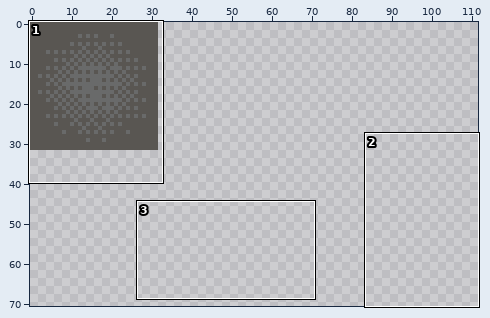
File history of a pixel-art file, assets/yarz-terrain.aseprite. Above: a wide view before the commit, with the close-up outlined.
Close-up. Earlier state:
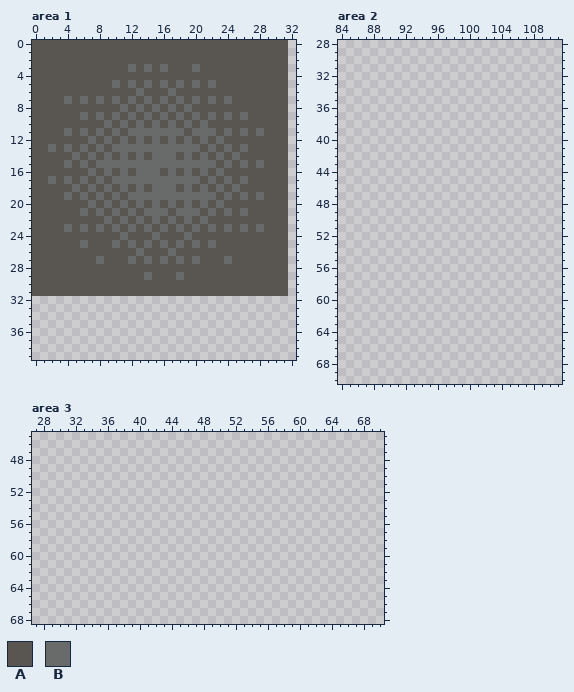
128x320 pixels, 1 frame. Shown: area 1: x 0..32, y 0..39; area 2: x 84..111, y 28..70; area 3: x 27..70, y 45..68. The wide view leaves out empty margins.
Palette (. is transparent): A #595652  B #696a6a
Pixels before, area 1, first column x 0:
 0 AAAAAAAAAAAAAAAAAAAAAAAAAAAAAAAA
 1 AAAAAAAAAAAAAAAAAAAAAAAAAAAAAAAA
 2 AAAAAAAAAAAAAAAAAAAAAAAAAAAAAAAA
 3 AAAAAAAAAAAABABABAAABAAAAAAAAAAA
 4 AAAAAAAAAAAAAAAAAAAAAAAAAAAAAAAA
 5 AAAAAAAAAABABABABABABABAAAAAAAAA
 6 AAAAAAAAAAAAABAAABAAAAAAAAAAAAAA
 7 AAAABABABABABABABABABABABAAAAAAA
 8 AAAAAAAAAAABABABABABAAAAAAAAAAAA
 9 AAAAAABABABABABABABABABABABAAAAA
10 AAAAAAAAABABABABABABABAAAAAAAAAA
11 AAAABABABABABBBBBBBABBBABABABAAA
12 AAAAAAABABABABABABABABABAAAAAAAA
13 AABABABABABBBBBBBBBBBABABABAAAAA
14 AAAAABABABABABABBBABABABABAAAAAA
15 AAAABABABBBBBBBBBBBBBBBABABABAAA
16 AAAAAAABABABABBBABABABABAAAAAAAA
17 AABABABABABBBBBBBBBBBABABABAAAAA
18 AAAAABABABABABABBBABABABABAAAAAA
19 AAAABABABABABBBBBBBBBBBABABABAAA
20 AAAAAAABABABABABABABABABAAAAAAAA
21 AAAAAABABABABABBBABBBABABABAAAAA
22 AAAAAAAAABABABABABABABAAAAAAAAAA
23 AAAABABABABABABABABABABABABABAAA
24 AAAAAAAAAAABAAABAAABAAAAAAAAAAAA
25 AAAAAABAAABABABABABABABAAAAAAAAA
26 AAAAAAAAAAAAABAAABAAAAAAAAAAAAAA
27 AAAAAAAABAAABABABABABAAABAAAAAAA
28 AAAAAAAAAAAAAAAAAAAAAAAAAAAAAAAA
29 AAAAAAAAAAAAAABAAABAAAAAAAAAAAAA
30 AAAAAAAAAAAAAAAAAAAAAAAAAAAAAAAA
31 AAAAAAAAAAAAAAAAAAAAAAAAAAAAAAAA
After:
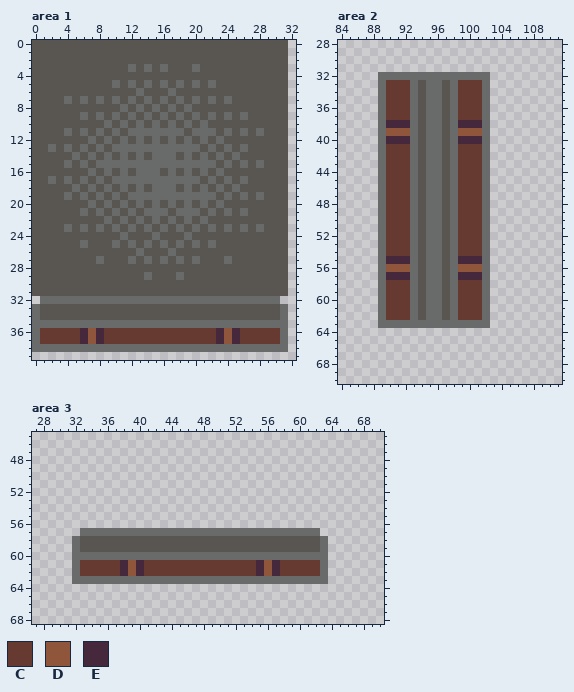
Colours new in this view: C #663931  D #8f563b  E #45283c
The commit says: add walls, move map rendering to a function
From old to new:
layer "Layer 2" added
layer "Layer 3" added
Changed rows in their new state; - is an unchanged pixel.
Area 1, layer "Layer 3":
first column x 0:
32 -BBBBBBBBBBBBBBBBBBBBBBBBBBBBBB-
33 BAAAAAAAAAAAAAAAAAAAAAAAAAAAAAAB
34 BAAAAAAAAAAAAAAAAAAAAAAAAAAAAAAB
35 BBBBBBBBBBBBBBBBBBBBBBBBBBBBBBBB
36 BCCCCCEDECCCCCCCCCCCCCCEDECCCCCB
37 BCCCCCEDECCCCCCCCCCCCCCEDECCCCCB
38 BBBBBBBBBBBBBBBBBBBBBBBBBBBBBBBB
Area 2, layer "Layer 3":
first column x 89:
32 BBBBBBBBBBBBBB
33 BCCCBABBABCCCB
34 BCCCBABBABCCCB
35 BCCCBABBABCCCB
36 BCCCBABBABCCCB
37 BCCCBABBABCCCB
38 BEEEBABBABEEEB
39 BDDDBABBABDDDB
40 BEEEBABBABEEEB
41 BCCCBABBABCCCB
42 BCCCBABBABCCCB
43 BCCCBABBABCCCB
44 BCCCBABBABCCCB
45 BCCCBABBABCCCB
46 BCCCBABBABCCCB
47 BCCCBABBABCCCB
48 BCCCBABBABCCCB
49 BCCCBABBABCCCB
50 BCCCBABBABCCCB
51 BCCCBABBABCCCB
52 BCCCBABBABCCCB
53 BCCCBABBABCCCB
54 BCCCBABBABCCCB
55 BEEEBABBABEEEB
56 BDDDBABBABDDDB
57 BEEEBABBABEEEB
58 BCCCBABBABCCCB
59 BCCCBABBABCCCB
60 BCCCBABBABCCCB
61 BCCCBABBABCCCB
62 BCCCBABBABCCCB
63 BBBBBBBBBBBBBB
Area 3, layer "Layer 2":
first column x 32:
57 -BBBBBBBBBBBBBBBBBBBBBBBBBBBBBB-
58 BAAAAAAAAAAAAAAAAAAAAAAAAAAAAAAB
59 BAAAAAAAAAAAAAAAAAAAAAAAAAAAAAAB
60 BBBBBBBBBBBBBBBBBBBBBBBBBBBBBBBB
61 BCCCCCEDECCCCCCCCCCCCCCEDECCCCCB
62 BCCCCCEDECCCCCCCCCCCCCCEDECCCCCB
63 BBBBBBBBBBBBBBBBBBBBBBBBBBBBBBBB
Boxes around the changes in both close-ups, in picture pixels (x1, y1, x2, y2):
added: (32, 296, 288, 352)
added: (378, 72, 490, 328)
added: (72, 528, 328, 584)
